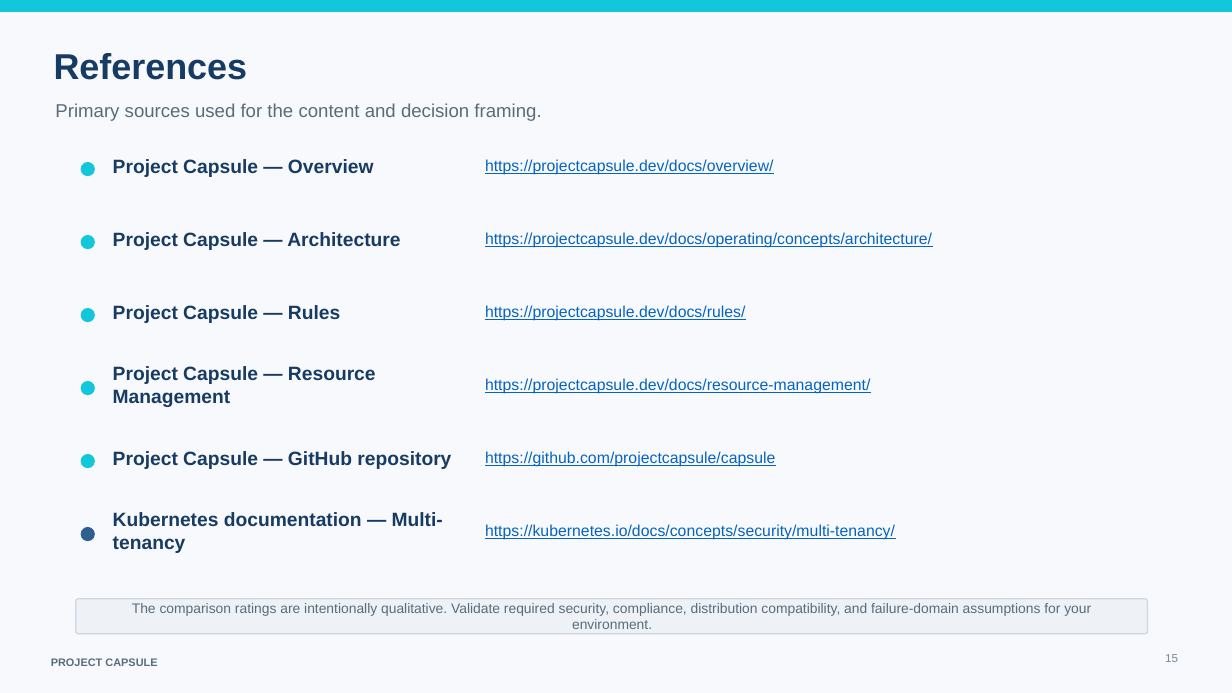
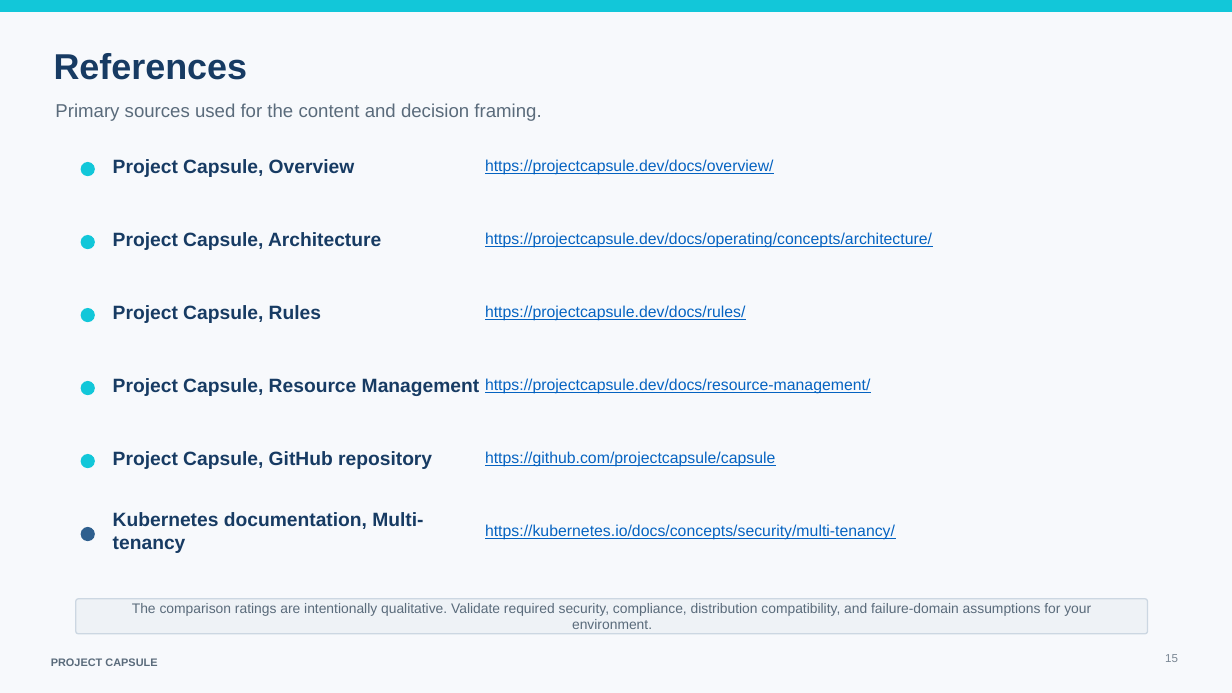
Before and after one commit to projectcapsule/website, a slide deck: slide 15 of presentations/Project_Capsule_Overview.pptx. Drawn at 1232x693 pixels with LibreOffice and Linux fonts; fonts in the diff are those of the drawing. Boxes give left, top, right and bottom in pixels: in the first picture for what was removed or moved away, otherwise in the second. Text is boxed around its words. In the diff, an @@ line names an element or a change of style, - is before the commit and + after.

Commit message:
feat: add presentation

```diff
--- a/presentations/Project_Capsule_Overview.pptx
+++ b/presentations/Project_Capsule_Overview.pptx
@@ text at bbox=[113, 159, 355, 177]: text changed @@
-Project Capsule — Overview
+Project Capsule, Overview
@@ text at bbox=[113, 232, 381, 250]: text changed @@
-Project Capsule — Architecture
+Project Capsule, Architecture
@@ text at bbox=[113, 305, 321, 323]: text changed @@
-Project Capsule — Rules
+Project Capsule, Rules
@@ text at bbox=[113, 378, 480, 396]: text changed @@
-Project Capsule — Resource Management
+Project Capsule, Resource Management
@@ text at bbox=[113, 451, 432, 469]: text changed @@
-Project Capsule — GitHub repository
+Project Capsule, GitHub repository
@@ text at bbox=[113, 512, 423, 553]: text changed @@
-Kubernetes documentation — Multi-tenancy
+Kubernetes documentation, Multi-tenancy
```
Also in this commit, not shown: 7 other slides changed.
